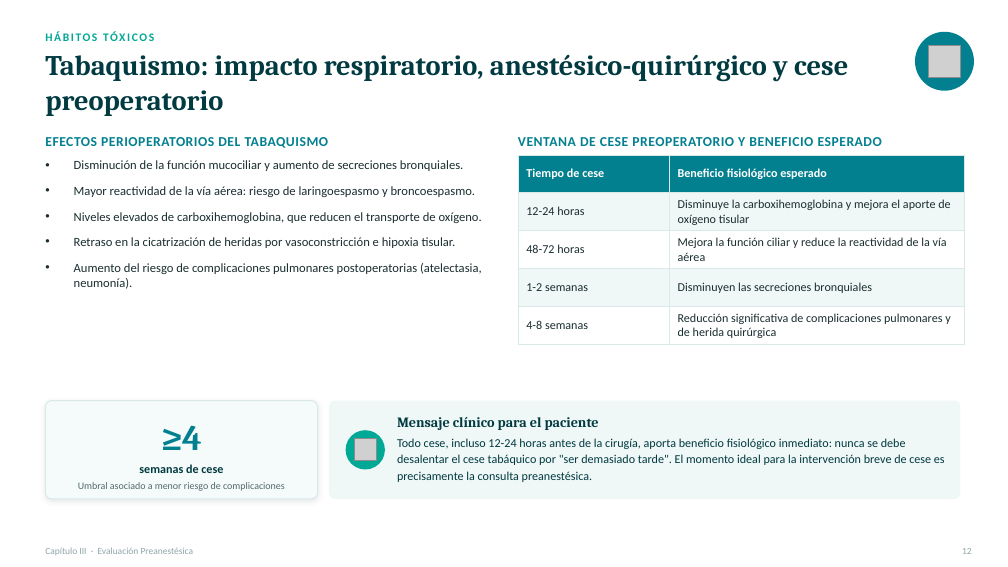
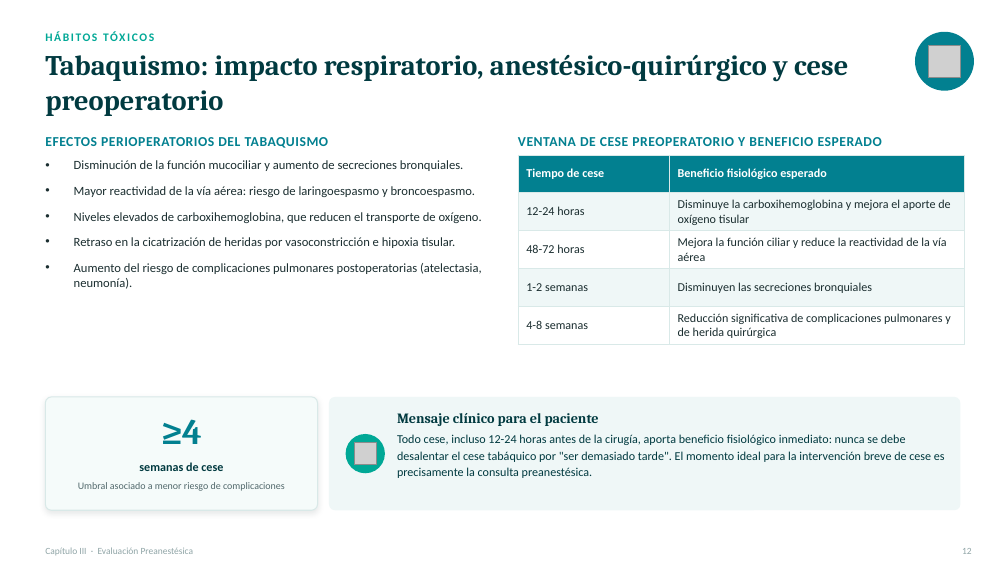
Before and after one commit to lestertavarezr/gpa-academy1, a slide deck: slide 13 of presentaciones/Capitulo_III_Evaluacion_Preanestesica.pptx. Drawn at 1008x567 pixels with LibreOffice and Linux fonts; fonts in the diff are those of the drawing; grey boxes stand for pictures. Boxes give left, top, right and bottom in pixels: in the first picture for what was removed or moved away, otherwise in the second. Text is boxed around its words. In the diff, an @@ line names an element or a change of style, - is before the commit and + after.

```diff
--- a/presentaciones/Capitulo_III_Evaluacion_Preanestesica.pptx
+++ b/presentaciones/Capitulo_III_Evaluacion_Preanestesica.pptx
@@ rounded rectangle at box(45, 397, 318, 510): proportions changed @@
@@ rounded rectangle: place and size @@
-rounded rectangle at box(45, 401, 318, 499)
+rounded rectangle at box(45, 397, 318, 510)
@@ text "≥4": place and size @@
-text "≥4" at box(161, 425, 202, 450)
+text "≥4" at box(161, 419, 202, 444)
@@ rounded rectangle: place and size @@
-rounded rectangle at box(329, 401, 960, 499)
+rounded rectangle at box(329, 397, 960, 510)
@@ rounded rectangle at box(329, 397, 960, 510): proportions changed @@
@@ text "Mensaje clínico para el paciente": place and size @@
-text "Mensaje clínico para el paciente" at box(397, 417, 599, 430)
+text "Mensaje clínico para el paciente" at box(397, 413, 599, 426)
@@ ellipse: place and size @@
-ellipse at box(346, 430, 385, 470)
+ellipse at box(346, 434, 385, 473)
@@ text "Todo cese, incluso 12-24 horas ...": place and size @@
-text "Todo cese, incluso 12-24 horas ..." at box(397, 438, 945, 482)
+text "Todo cese, incluso 12-24 horas ..." at box(397, 434, 945, 478)
```
Also in this commit, not shown: 14 other slides changed.
